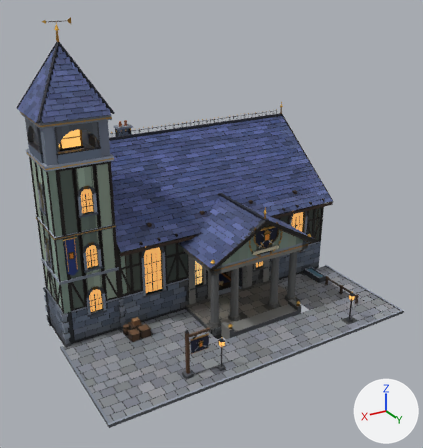
The glTF model scripts/assets/highwatch_guild/guild_source.glb as it was, and as the next commit left it.
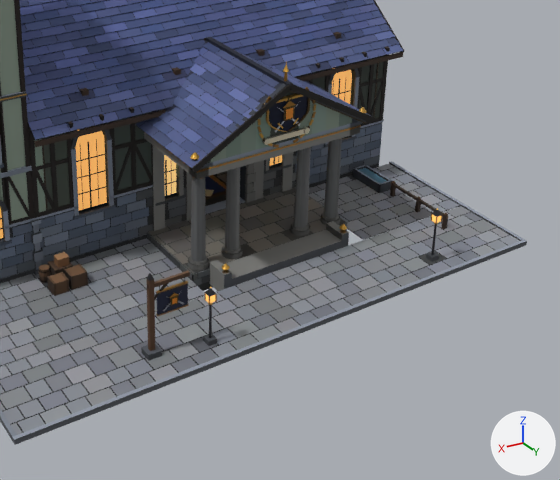
There are two pictures of each version: one whole from a camera (50 mm lens) standing at (36.0, 66.4, 38.5) and looking at (0.3, 6.9, 8.7), one close up on the part from 24% to 100% of the width and 38% to 100% of the height. Lighting does not change. The marker at lower right points along +X, +Y and +Z. The last two pictures show the newer version. Where no turn or scale is listed for an object, it has been applied to the vertices. Vertices at exactly the same position are counted once.

In view in the first close-up: 'GuildGlow', 'GuildRoof', 'GuildShell', 'GuildTrim', 'GuildYard' and 2 more.
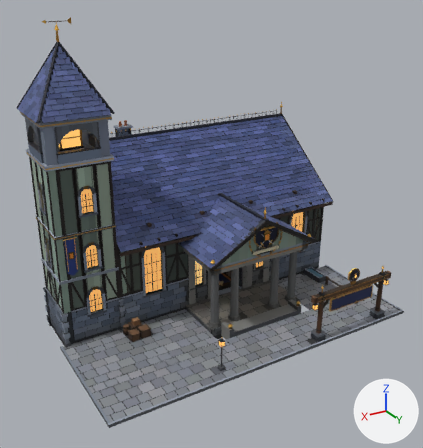
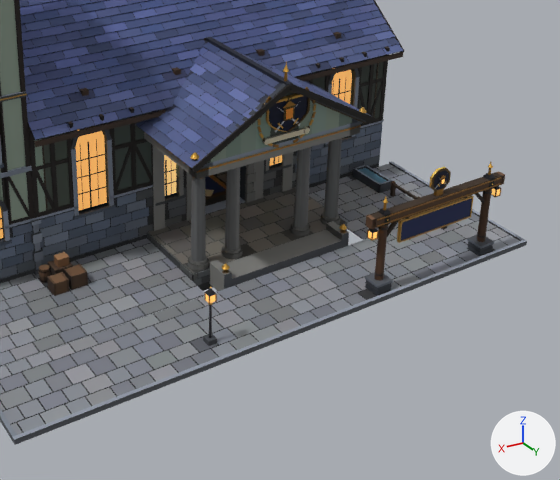
The change in detail:
me_guildglow is used by ob_guildglow; location (0.0, 0.0, 0.0).
me_guildglow had 361 vertices, 496 faces and spanned x -14.5..19.2, y -19.7..23.6, z 0.8..24.0.
me_guildglow now has 377 vertices, 512 faces and spans x -14.5..19.2, y -19.7..24.6, z 0.8..24.0.
me_guildglow part 1: the loose piece of 8 vertices spanning x -9.2..-8.8, y 23.2..23.6, z 3.1..3.6 is moved by (-4.4, 0.9, 1.2).
me_guildglow part 2: a new loose piece, a box spanning x -2.75..-2.35, y 24.1..24.5, z 4.31..4.82, in mat_guildglowlantern.
Other edits to the shape of me_guildglow do not show in these pictures.
me_guildyard is used by ob_guildyard; location (0.0, 0.0, 0.0).
me_guildyard had 1812 vertices, 1718 faces and spanned x -16.2..22.4, y 10.9..25.2, z -0.3..5.8.
me_guildyard now has 2604 vertices, 3038 faces and spans x -16.2..22.4, y 10.9..25.2, z -0.3..7.8.
me_guildyard part 3: a new loose piece, a box spanning x -13.55..-2.45, y 24.0..24.6, z 5.15..5.85, in mat_guildwood.
me_guildyard part 4: a new loose piece, an 8-sided cut cone along z (radius 0.3 at the low end, 0.28 at the high end) spanning x -12.88..-12.32, y 24.02..24.58, z 0.95..5.8, in mat_guildwood.
me_guildyard part 5: a new loose piece, a box spanning x -11.1..-4.9, y 24.21..24.39, z 3.35..4.75, in mat_guildwood.
me_guildyard part 6: the loose piece of 8 vertices spanning x -8.8..-8.7, y 23.6..23.7, z 3.1..3.6 is turned -44.3 degrees about the y axis through its middle and scaled by 3.08, then moved by (4.7, 0.7, 1.2), in mat_guildwood.
me_guildyard part 7: a new loose piece, an 8-sided cut cone along z (radius 0.3 at the low end, 0.28 at the high end) spanning x -3.68..-3.12, y 24.02..24.58, z 0.95..5.8, in mat_guildwood.
me_guildyard part 8: a new loose piece, a box spanning x -2.45..-2.15, y 24.02..24.58, z 5.15..5.85, in mat_guildwood.
me_guildyard part 9: the loose piece of 8 vertices spanning x -9.3..-8.7, y 23.1..23.7, z 3.6..4.0 is moved by (-4.4, 0.9, 1.2).
me_guildyard part 10: a new loose piece, a box spanning x -13.45..-2.55, y 24.6..24.64, z 5.23..5.31, in mat_guildmetal.
me_guildyard part 11: a new loose piece, a box spanning x -13.45..-2.55, y 24.6..24.64, z 5.69..5.77, in mat_guildmetal.
me_guildyard part 12: the loose piece of 8 vertices spanning x -9.3..-8.7, y 23.1..23.7, z -0.2..0.4 is moved by (-3.6, 0.9, 5.4), in mat_guildmetal.
me_guildyard part 13: a new loose piece, a box spanning x -11.2..-4.8, y 24.18..24.42, z 3.25..3.35, in mat_guildmetal.
me_guildyard part 14: 22 loose pieces with 146 vertices, spanning x -9.1..13.1, y 22.1..23.5, z -0.2..5.8, are deleted.
me_guildyard part 15: 684 vertices added at x -13.2..-2.3, y 23.7..24.9, z -0.2..7.8.
me_guildyard part 16: 132 kept faces spanning x -15.2..14.9, y 12.1..25.0, z 0.1..4.1 get new vertex colours.
Other edits to the shape of me_guildyard do not show in these pictures.

Pixel boxes (x1, y1, x2, y2) of what changed, in the close-ups (560 x 480 px; the box of a moved part takes in the faces that stretch with it):
'GuildGlow', reshaped (mostly hidden): before (206, 214, 441, 303); after (206, 179, 500, 303)
part 1 of me_guildglow, moved or reshaped: before (432, 214, 441, 223); after (491, 189, 500, 196)
part 2 of me_guildglow, added: after (368, 231, 377, 239)
part 3 of me_guildyard, added (brown): after (370, 172, 502, 228)
part 4 of me_guildyard, added: after (477, 189, 492, 242)
part 5 of me_guildyard, added (blue): after (401, 198, 472, 240)
part 6 of me_guildyard, moved or reshaped (not visible before): after (387, 220, 399, 237)
part 7 of me_guildyard, added (brown): after (374, 225, 388, 281)
part 8 of me_guildyard, added: after (366, 215, 376, 229)
part 9 of me_guildyard, moved or reshaped: before (431, 210, 442, 217); after (493, 186, 501, 190)
part 10 of me_guildyard, added: after (377, 183, 501, 227)
part 11 of me_guildyard, added: after (377, 177, 502, 221)
part 12 of me_guildyard, moved or reshaped: before (426, 252, 439, 262); after (488, 178, 495, 190)
part 13 of me_guildyard, added: after (397, 216, 471, 243)
part 14 of me_guildyard, deleted: before (141, 222, 438, 361)
part 15 of me_guildyard, added: after (365, 164, 495, 296)
part 16 of me_guildyard, recoloured: (131, 231, 497, 367) in both
